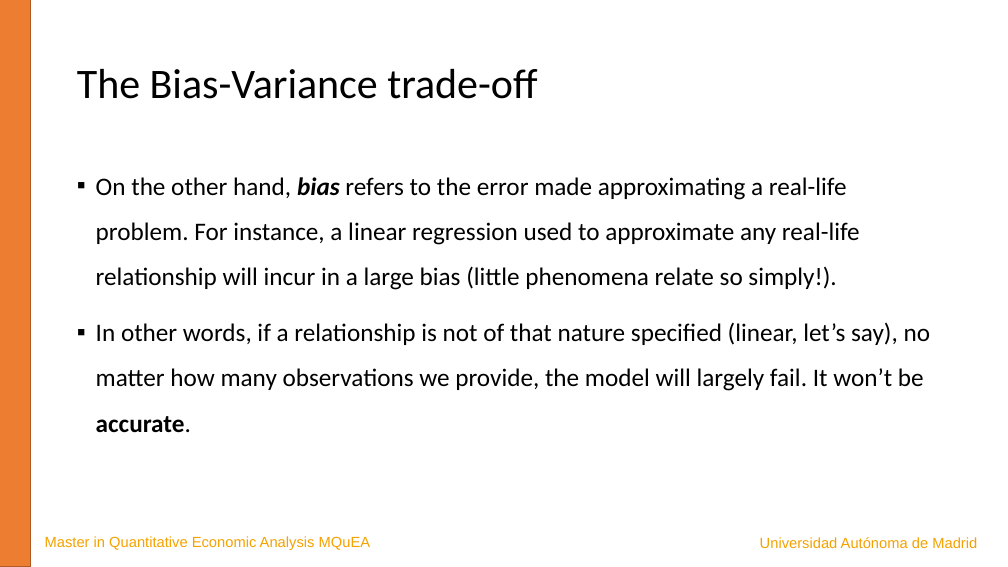
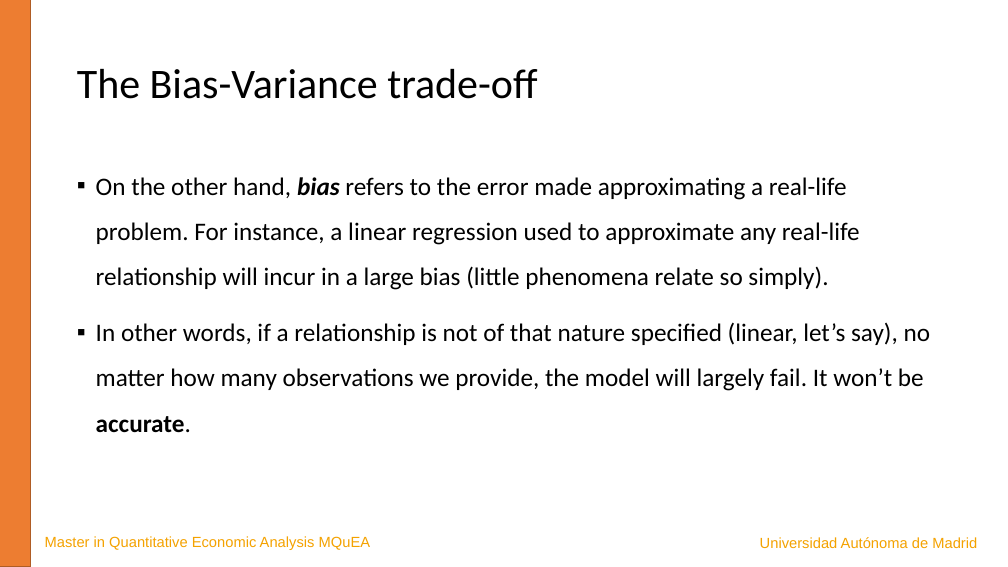
Before and after one commit to JavierBas/IMLEF-MQuEA, a slide deck: slide 17 of Slides/Topic 1 What is ML.pptx. Drawn at 1008x567 pixels with LibreOffice and Linux fonts; fonts in the diff are those of the drawing. Boxes give left, top, right and bottom in pixels: in the first picture for what was removed or moved away, otherwise in the second. Text is boxed around its words. In the diff, an @@ line names an element or a change of style, - is before the commit and + after.

```diff
--- a/Slides/Topic 1 What is ML.pptx
+++ b/Slides/Topic 1 What is ML.pptx
@@ text at <box>96,177,860,290</box>: text changed @@
-▪ On the other hand, bias refers to the error made approximating a real-life problem. For instance, a linear regression used to approximate any real-life relationship will incur in a large bias (little phenomena relate so simply!).
+▪ On the other hand, bias refers to the error made approximating a real-life problem. For instance, a linear regression used to approximate any real-life relationship will incur in a large bias (little phenomena relate so simply).
```
Also in this commit, not shown: 3 other slides changed, 13 other files.
